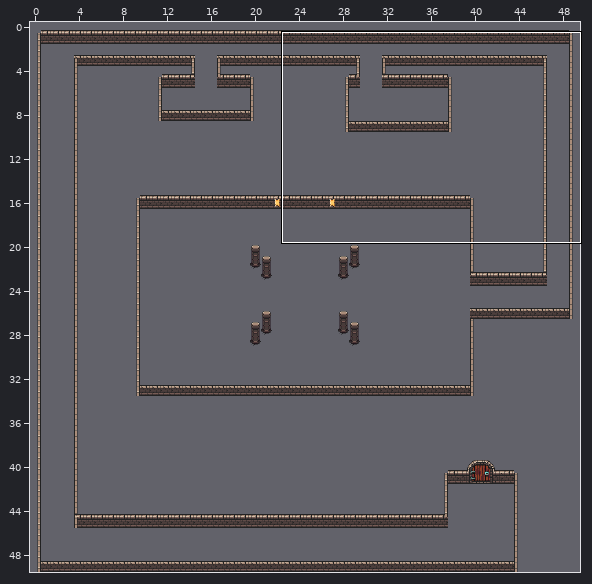
Tiled map: Tiled/level2.tmx. The picture above shows the old version from afar; the outline marks the close-up.
Close-up. First the earlier version:
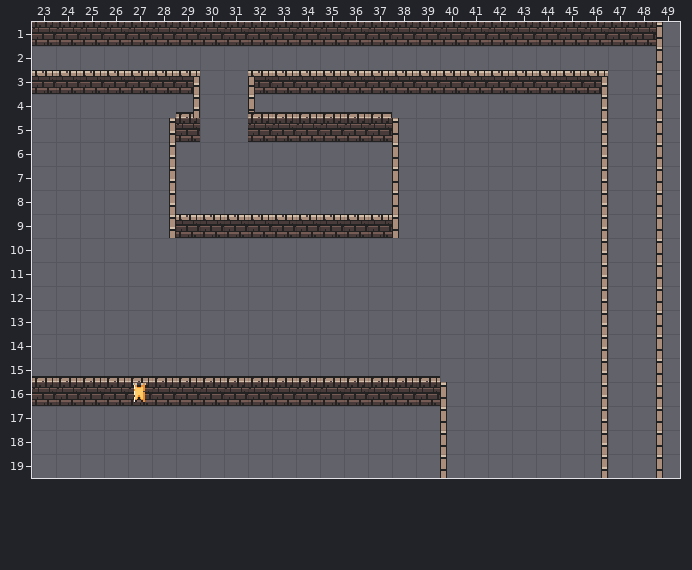
Cells are 16x16 px. Shown: x 23..49, y 1..19. The commit also changed other parts of the map, which this record leaves out.
After the commit:
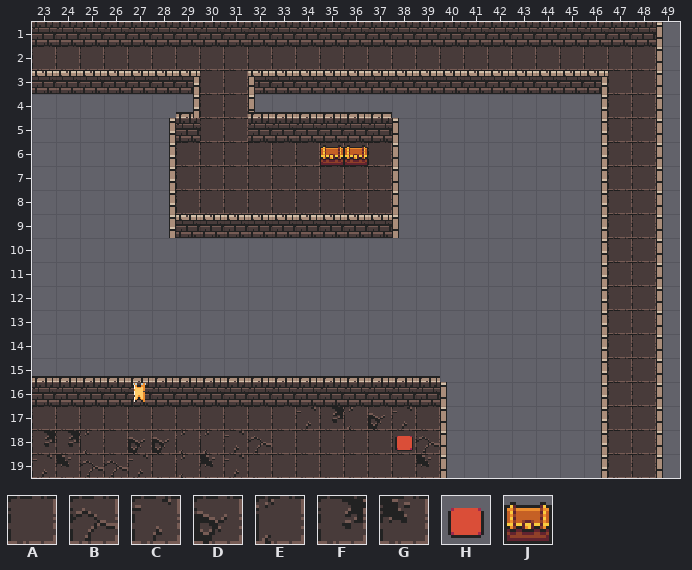
Key: from "Dungeons": A 129, B 130, C 131, D 161, E 162, F 193, G 194, H 418, J 819.
_ is an empty cell.
Tiles of an added or newly shown layer are drawn over the layers below it.
Edits made:
Changed rows in their new state; . is an unchanged cell.
Layer "Floor/floor1" (now shown):
first column x 23:
 2 AAAAAAAAAAAAAAAAAAAAAAAAAA
 3 .......AA...............AA
 4 .......AA...............AA
 5 .......AA...............AA
 6 ......AAAAAAAAA.........AA
 7 ......AAAAAAAAA.........AA
 8 ......AAAAAAAAA.........AA
 9 ........................AA
10 ........................AA
11 ........................AA
12 ........................AA
13 ........................AA
14 ........................AA
15 ........................AA
16 ........................AA
17 AAAAAAAAAAACFEDCA.......AA
18 FFEADDEECBAAAAAAB.......AA
19 CGBBCAEGCAAAAAAAG.......AA
Layer "Chests/chests" (now shown):
first column x 35:
 6 JJ
Layer "levers/levers" (now shown):
first column x 38:
18 H
Pixel boxes of the changes (left, top, right, bottom) in both close-ups:
added: (32, 46, 656, 478)
